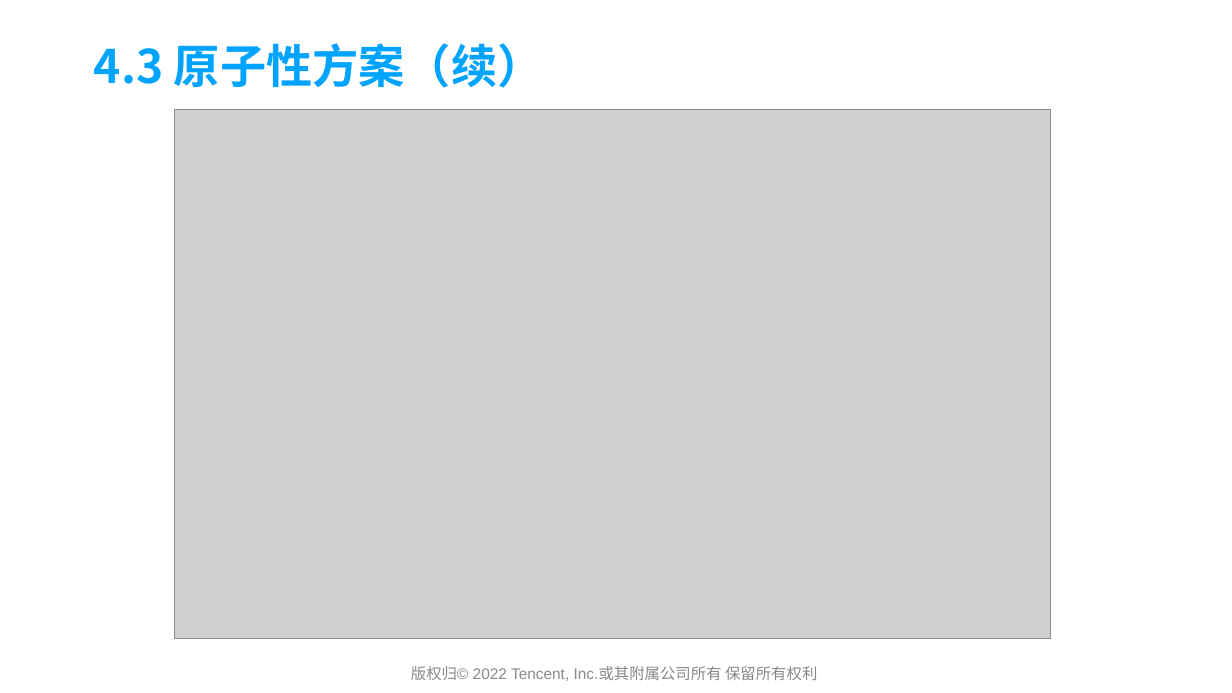
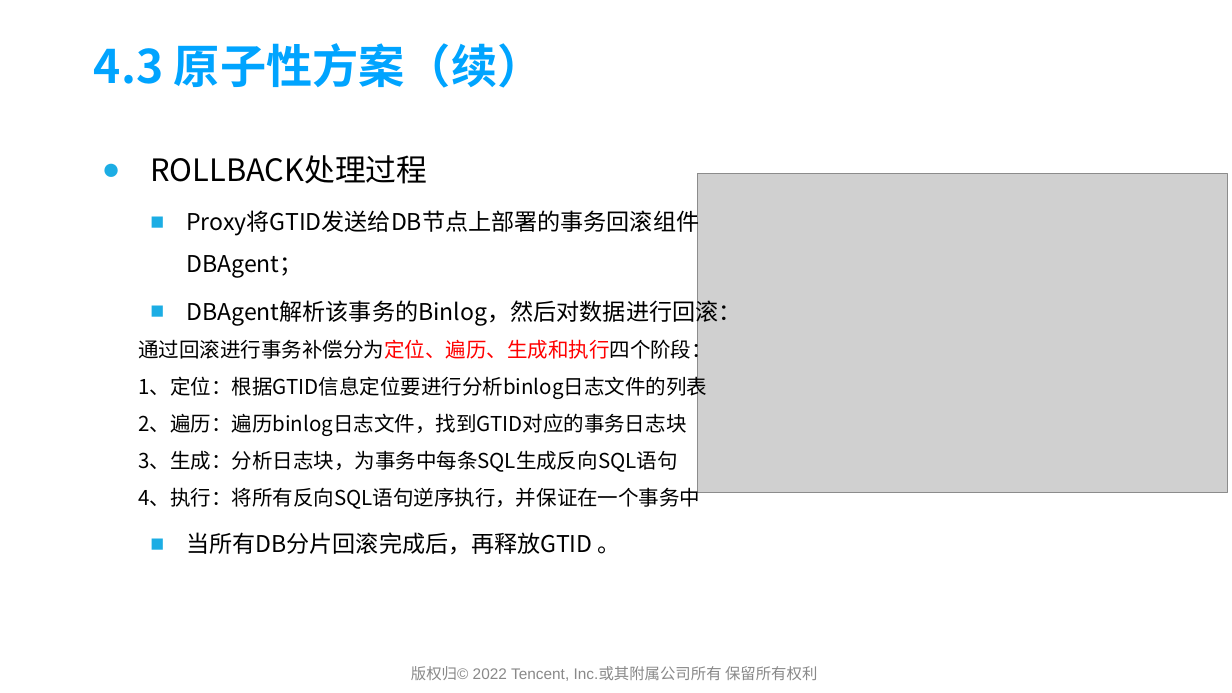
Before and after one commit to yedushusheng/mysql-learning, a slide deck: slide 28 of 28. OLTP/GoldenDB产品简介及架构解析.pptx (slide 25 before the commit). Drawn at 1232x693 pixels with LibreOffice and Linux fonts; fonts in the diff are those of the drawing; grey boxes stand for pictures; background and template pictures are left out. Boxes give left, top, right and bottom in pixels: in the first picture for what was removed or moved away, otherwise in the second. Text is boxed around its words. In the diff, an @@ line names an element or a change of style, - is before the commit and + after.

```diff
--- a/28. OLTP/GoldenDB产品简介及架构解析.pptx
+++ b/28. OLTP/GoldenDB产品简介及架构解析.pptx
@@ text added at box(138, 155, 741, 555), 16 pt, text #000000 @@
+● ROLLBACK处理过程
+  ■ Proxy将GTID发送给DB节点上部署的事务回滚组件DBAgent；
+  ■ DBAgent解析该事务的Binlog，然后对数据进行回滚：
+通过回滚进行事务补偿分为定位、遍历、生成和执行四个阶段：
+1、定位：根据GTID信息定位要进行分析binlog日志文件的列表
+2、遍历：遍历binlog日志文件，找到GTID对应的事务日志块
+3、生成：分析日志块，为事务中每条SQL生成反向SQL语句
+4、执行：将所有反向SQL语句逆序执行，并保证在一个事务中
+  ■ 当所有DB分片回滚完成后，再释放GTID 。
@@ picture: place and size @@
-picture at box(175, 110, 1051, 639)
+picture at box(698, 174, 1227, 494)
```
Also in this commit, not shown: 9 other slides changed, 8 slides added.
